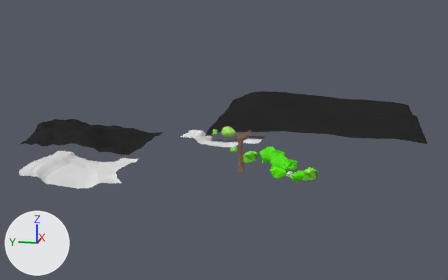
The Blender file kust1.blend as it was, and as the next commit left it.
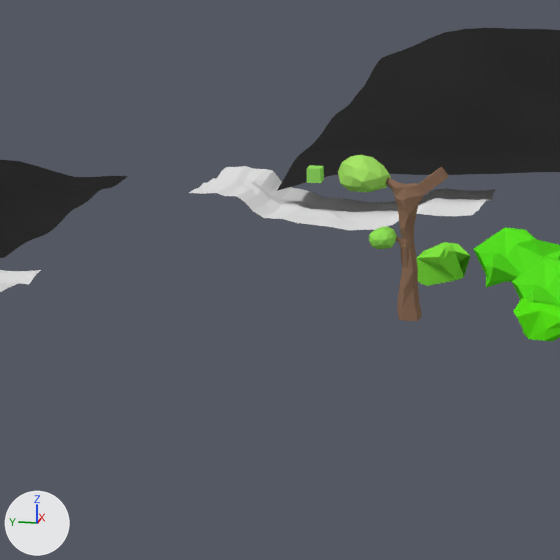
There are two pictures of each version: one whole from a 50 mm camera at (-57.9, -10.2, 17.0) aimed at (9.5, 3.3, 0.2), one close up on the part from 29% to 63% of the width and 30% to 85% of the height. Every picture has the same lights, and +X, +Y and +Z are marked at lower left.
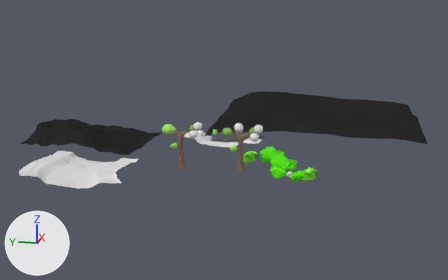
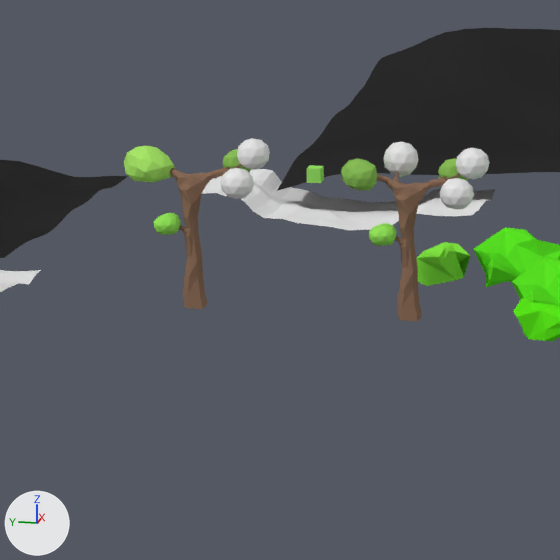
Pixel boxes [x1, y1, x2, y2] of what changed, in the close-ups (560 x 560 px):
'Icosphere', moved
    before: [338, 155, 391, 192]
    after: [124, 145, 175, 182]
'Cube.009', added (brown)
    after: [170, 164, 242, 309]
'Icosphere.005', added
    after: [383, 142, 419, 176]
'Icosphere.000', added (green)
    after: [343, 160, 377, 190]
'Icosphere.003', added
    after: [439, 178, 474, 210]
'Icosphere.004', added
    after: [456, 148, 489, 179]
'Icosphere.007', added
    after: [220, 168, 254, 199]
'Icosphere.006', added
    after: [237, 138, 270, 170]
'Icosphere.001', moved
    before: [369, 227, 397, 249]
    after: [369, 223, 397, 246]
'Icosphere.009', added (green)
    after: [154, 213, 181, 235]
'Icosphere.002', added
    after: [438, 158, 468, 181]
'Icosphere.008', added
    after: [223, 149, 251, 172]
'Icosphere.011', added
    after: [341, 158, 367, 181]

The change, as a diff of the scene's bpy script:
```diff
--- a/kust1.blend.py
+++ b/kust1.blend.py
@@ ob_icosphere_001 @@
 ob_icosphere_001 = bpy.data.objects.new('Icosphere.001', me_icosphere_002)
-ob_icosphere_001.location = (-1.97, 0.01, 2.18)
+ob_icosphere_001.location = (-1.97, 0.01, 2.27)
 ob_icosphere_001.rotation_euler = (-0.191, 0.0523, 0.0284)  # degrees (-11, 3, 1.6)
@@ ob_icosphere @@
 ob_icosphere = bpy.data.objects.new('Icosphere', me_icosphere)
-ob_icosphere.location = (-1.69, 0.68, 3.82)
+ob_icosphere.location = (-1.69, 6.51, 3.82)
 ob_icosphere.scale = (1.73, 2.01, 1.51)
@@ ob_icosphere_011 @@
+ob_icosphere_011 = bpy.data.objects.new('Icosphere.011', me_icosphere_012)  # 42 vertices, 80 faces; spans x -0.409..0.409, y -0.43..0.43, z -0.366..0.372; in mat_material_019 (green #89be58)
+ob_icosphere_011.location = (-1.25, 0.82, 3.72)
+ob_icosphere_011.scale = (1.08, 1.05, 1.03)
@@ ob_icosphere_000 @@
+ob_icosphere_000 = bpy.data.objects.new('Icosphere.000', me_icosphere_011)  # 42 vertices, 80 faces; spans x -0.409..0.409, y -0.43..0.43, z -0.366..0.372; in mat_material_018 (green #89be58)
+ob_icosphere_000.location = (-2.14, 0.59, 3.86)
+ob_icosphere_000.rotation_euler = (0.0, 0.0, 1.726)  # degrees (0, 0, 99)
+ob_icosphere_000.scale = (1.09, 1.0, 1.11)
@@ ob_icosphere_006 @@
+ob_icosphere_006 = bpy.data.objects.new('Icosphere.006', me_icosphere_006)  # an icosphere of 80 faces spanning x -0.447..0.447, y -0.47..0.47, z -0.47..0.47
+ob_icosphere_006.location = (-1.6, 3.56, 4.18)
+ob_icosphere_006.rotation_euler = (0.0504, -0.0707, -2.564)  # degrees (2.9, -4.1, -147)
+ob_icosphere_006.scale = (0.918, 0.966, 0.895)
@@ ob_icosphere_007 @@
+ob_icosphere_007 = bpy.data.objects.new('Icosphere.007', me_icosphere_006.copy())
+ob_icosphere_007.location = (-2.08, 3.89, 3.48)
+ob_icosphere_007.scale = (0.918, 0.966, 0.895)
@@ ob_icosphere_008 @@
+ob_icosphere_008 = bpy.data.objects.new('Icosphere.008', me_icosphere_008)  # 42 vertices, 80 faces; spans x -0.409..0.409, y -0.43..0.43, z -0.366..0.372; in mat_material_014 (green #89be58)
+ob_icosphere_008.location = (-1.05, 4.11, 3.8)
@@ ob_icosphere_009 @@
+ob_icosphere_009 = bpy.data.objects.new('Icosphere.009', me_icosphere_009)  # 42 vertices, 80 faces; spans x -0.19..0.19, y -0.211..0.215, z -0.182..0.159; in mat_material_015 (green #96e75c)
+ob_icosphere_009.location = (-1.97, 5.84, 2.27)
+ob_icosphere_009.rotation_euler = (-0.191, 0.0523, 0.0284)  # degrees (-11, 3, 1.6)
+ob_icosphere_009.scale = (1.92, 1.77, 1.69)
@@ ob_cube_009 @@
+ob_cube_009 = bpy.data.objects.new('Cube.009', me_cube_007)  # 364 vertices, 396 faces, 1 loose edge; spans x -0.33..0.53, y -1.38..1.24, z -0.19..3.87; in mat_material_017 (brown #8b6d59)
+ob_cube_009.location = (-1.77, 5.21, 0.15)
@@ ob_icosphere_004 @@
+ob_icosphere_004 = bpy.data.objects.new('Icosphere.004', me_icosphere_006.copy())
+ob_icosphere_004.location = (-1.6, -2.27, 4.18)
+ob_icosphere_004.rotation_euler = (0.0504, -0.0707, -2.564)  # degrees (2.9, -4.1, -147)
+ob_icosphere_004.scale = (0.918, 0.966, 0.895)
@@ ob_icosphere_002 @@
+ob_icosphere_002 = bpy.data.objects.new('Icosphere.002', me_icosphere_001)  # 42 vertices, 80 faces; spans x -0.409..0.409, y -0.43..0.43, z -0.366..0.372; in mat_material_013 (green #89be58)
+ob_icosphere_002.location = (-1.05, -1.72, 3.8)
@@ ob_icosphere_003 @@
+ob_icosphere_003 = bpy.data.objects.new('Icosphere.003', me_icosphere_006.copy())
+ob_icosphere_003.location = (-2.11, -1.95, 3.48)
+ob_icosphere_003.scale = (0.918, 0.966, 0.895)
@@ ob_icosphere_005 @@
+ob_icosphere_005 = bpy.data.objects.new('Icosphere.005', me_icosphere_006.copy())
+ob_icosphere_005.location = (-1.12, -0.31, 4.1)
```
